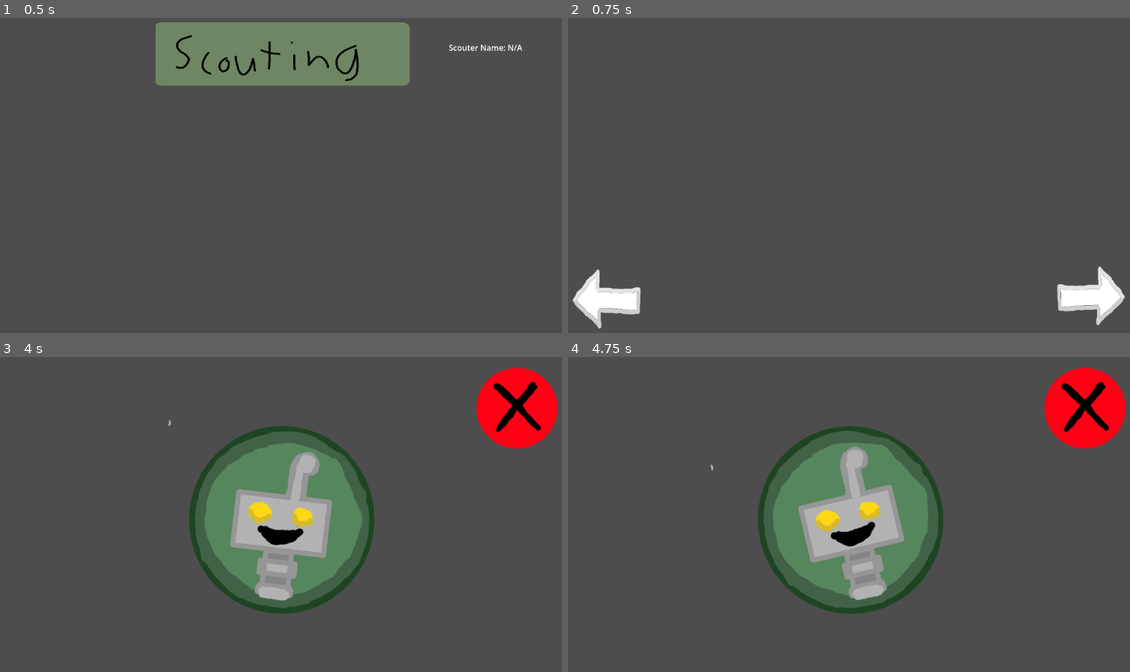
Above: before the commit, frames 1-4 (two rows, left to right).
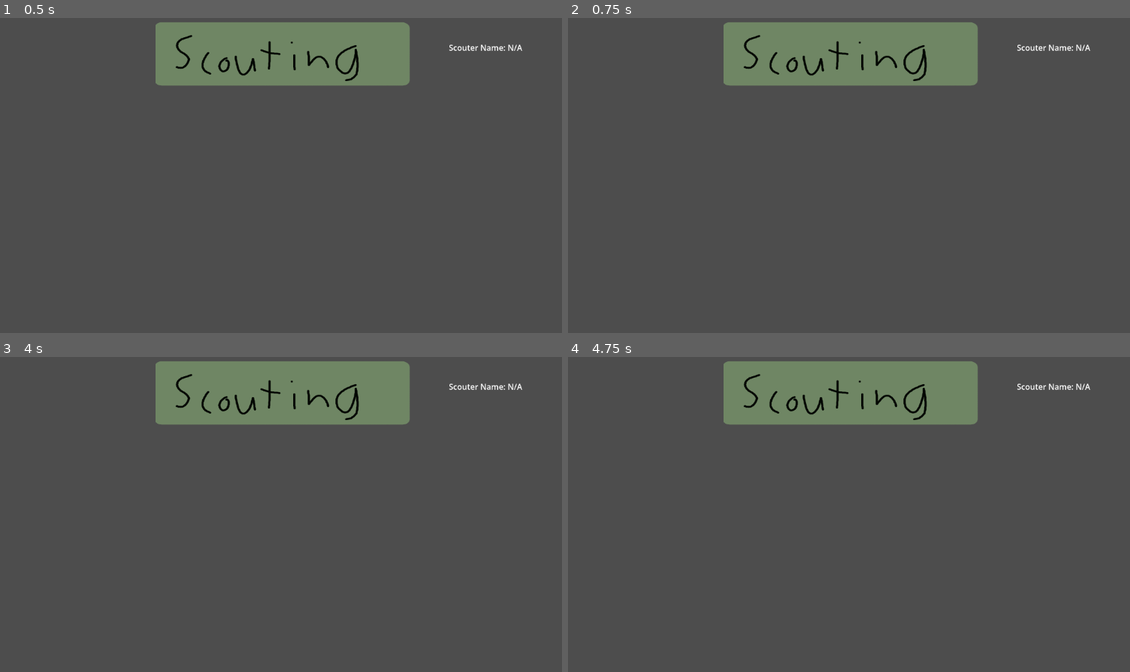
Above: after the commit, the same moments.

Repository: frc6357/ScoutingPass2026
Game: Godot game, scene res://Scenes/main.tscn
The game is run twice, just before and just after one commit, with the same random seed, the same clock (stepped at 60 frames per second) and the same inputs.
Inputs:
- Up to frame 1 (0.5 s): no input
- Up to frame 2 (0.75 s): tap Enter at 0.5 s; tap 1 (auto, bound only before the commit) at 0.6 s
- Up to frame 3 (4 s): tap Space (disabled, bound only before the commit) at 0.8, 1.25, 1.35, 2.75 s; tap 3 (endgame, bound only before the commit) at 1.55, 2.1 s; tap Enter at 2, 3.5 s; tap 5 (final, bound only before the commit) at 2.3, 2.85 s; tap M (main, bound only before the commit) at 3.05, 3.6 s; tap G (minigame, bound only before the commit) at 3.8 s
- Up to frame 4 (4.75 s): tap G (minigame, bound only before the commit) at 4.35 s; tap 4 (misc, bound only before the commit) at 4.55 s

Frame 1 is identical in both runs. In frame 2, 11% of the frame differs, in the area x 0-100%, y 1-99%; in frame 3, 24%; in frame 4, 24%, in the area x 25-100%, y 1-82%.
Error before the commit: Parse Error: Preload file "res://addons/qr_code/bit_stream.gd" does not exist. (res://addons/qr_code/qr_code.gd:3)

Commit message:
added history

Diff:
--- /dev/null
+++ b/Scenes/history.gd
@@ -0,0 +1,47 @@
+extends Node2D
+#this file sets the information displayed in the qr code
+#DO NOT CHANGE THIS FILE.
+
+@onready var data: Node2D = $DataStorage
+@onready var qr: Node2D = $"QR code generator"
+@onready var label: Label = $Label
+@onready var label_2: Label = $Label2
+
+# Called when the node enters the scene tree for the first time.
+var matchNum=1
+var num=0
+func _ready() -> void:
+	if len(data.history)>=1: #checks to see if any data has been recorded
+		data.unwrap(num) #sets the variables in data to the values that were recorded in a given match
+		label.text="Match "+str(data.matchNum)
+		label_2.text="Team "+str(data.team)
+		qr.generate() #generates a QR code with the data
+	else:
+		#Since it can't collect data that doesn't exist, it will move the qr code and
+		#display an error message
+		qr.position.x=-1000
+		label.text="You have not recorded data yet"
+		label_2.text=""
+
+
+# Called every frame. 'delta' is the elapsed time since the previous frame.
+func _process(delta: float) -> void:
+	if Input.is_action_just_pressed("main"):
+		get_tree().change_scene_to_file("res://Scenes/main.tscn")
+	if Input.is_action_just_pressed("previous") and len(data.history)>=1:
+		num-=1
+		if num <0: #warps to the end of the list if at the begining.
+			num=len(data.history)-1
+		data.unwrap(num)
+		label_2.text="Team "+str(data.team)
+		qr.generate()
+		label.text="Match "+str(data.matchNum)
+
+	if Input.is_action_just_pressed("next") and len(data.history)>=1:
+		num+=1
+		if num >=len(data.history): #warps to the front of the list if at the end.
+			num=0
+		data.unwrap(num)
+		label_2.text="Team "+str(data.team)
+		qr.generate()
+		label.text="Match "+str(data.matchNum)
--- /dev/null
+++ b/Scenes/history.tscn
@@ -0,0 +1,72 @@
+[gd_scene format=3 uid="uid://mor4gfic4i0v"]
+
+[ext_resource type="Script" uid="uid://bc0631f722j4u" path="res://Scenes/history.gd" id="1_0uxmr"]
+[ext_resource type="PackedScene" uid="uid://b4uye4bit4uft" path="res://Scenes/data_storage.tscn" id="1_oig27"]
+[ext_resource type="Script" uid="uid://d1tcpkljn2awi" path="res://Scripts/data_storage.gd" id="2_0uxmr"]
+[ext_resource type="PackedScene" uid="uid://dyich51qwix0q" path="res://Scenes/qr_code_generator.tscn" id="3_d85y4"]
+[ext_resource type="Texture2D" uid="uid://c7c1g1oahybe7" path="res://Assets/arrow.png" id="4_i534w"]
+[ext_resource type="Texture2D" uid="uid://6wksducocnk1" path="res://Assets/button2.png" id="6_d85y4"]
+
+[sub_resource type="CircleShape2D" id="CircleShape2D_1ofyi"]
+
+[sub_resource type="CircleShape2D" id="CircleShape2D_i534w"]
+radius = 237.02
+
+[node name="history" type="Node2D" unique_id=1960234655]
+script = ExtResource("1_0uxmr")
+
+[node name="DataStorage" parent="." unique_id=540420952 instance=ExtResource("1_oig27")]
+script = ExtResource("2_0uxmr")
+
+[node name="QR code generator" parent="." unique_id=1648695352 instance=ExtResource("3_d85y4")]
+position = Vector2(-100, 0)
+scale = Vector2(3, 3)
+
+[node name="Camera2D" type="Camera2D" parent="." unique_id=1316440644]
+
+[node name="Next" type="TouchScreenButton" parent="." unique_id=921949234]
+position = Vector2(486, 236)
+scale = Vector2(8, 8)
+shape = SubResource("CircleShape2D_1ofyi")
+action = "next"
+
+[node name="Image" type="Sprite2D" parent="Next" unique_id=734184999]
+position = Vector2(2.5, -6.375)
+scale = Vector2(0.0775, 0.1005)
+texture = ExtResource("4_i534w")
+
+[node name="Previous" type="TouchScreenButton" parent="." unique_id=205435312]
+position = Vector2(-487, 239)
+scale = Vector2(8, 8)
+shape = SubResource("CircleShape2D_1ofyi")
+action = "previous"
+
+[node name="Image" type="Sprite2D" parent="Previous" unique_id=1208378611]
+position = Vector2(-3.375, -6)
+scale = Vector2(-0.078, 0.101)
+texture = ExtResource("4_i534w")
+
+[node name="Label" type="Label" parent="." unique_id=261942896]
+offset_left = -446.0
+offset_top = -309.0
+offset_right = 443.0
+offset_bottom = -188.0
+theme_override_font_sizes/font_size = 40
+text = "Match 1"
+horizontal_alignment = 1
+vertical_alignment = 1
+
+[node name="exit" type="TouchScreenButton" parent="." unique_id=1584481871]
+position = Vector2(346, -380)
+scale = Vector2(0.37499997, 0.37499997)
+texture_normal = ExtResource("6_d85y4")
+shape = SubResource("CircleShape2D_i534w")
+action = "main"
+
+[node name="Label2" type="Label" parent="." unique_id=917306894]
+offset_left = -320.0
+offset_top = -223.0
+offset_right = 314.0
+offset_bottom = -200.0
+text = "Team #"
+horizontal_alignment = 1
--- a/Scenes/main.tscn
+++ b/Scenes/main.tscn
@@ -44,13 +44,13 @@
 
 [node name="Image" type="Sprite2D" parent="buttons/Strategy" unique_id=615828881]
 
-[node name="Tools" type="TouchScreenButton" parent="buttons" unique_id=802089420]
+[node name="History" type="TouchScreenButton" parent="buttons" unique_id=802089420]
 position = Vector2(1, 131)
 scale = Vector2(8.65889, -5.64585)
 shape = SubResource("RectangleShape2D_qvxjn")
-action = "tools"
+action = "history"
 
-[node name="Image" type="Sprite2D" parent="buttons/Tools" unique_id=43893154]
+[node name="Image" type="Sprite2D" parent="buttons/History" unique_id=43893154]
 
 [node name="MiniGame" type="TouchScreenButton" parent="buttons" unique_id=1753634752]
 position = Vector2(1, 257)
--- a/Scenes/match_scouting_final.tscn
+++ b/Scenes/match_scouting_final.tscn
@@ -15,7 +15,7 @@
 
 [node name="QR code generator" parent="." unique_id=2035174978 instance=ExtResource("2_e18bi")]
 position = Vector2(-113.000015, -106)
-scale = Vector2(5, 5)
+scale = Vector2(4, 4)
 
 [node name="DataStorage" parent="." unique_id=514255231 instance=ExtResource("3_nuwcn")]
 script = ExtResource("4_1cruf")
--- a/Scripts/data_storage.gd
+++ b/Scripts/data_storage.gd
@@ -1,4 +1,5 @@
 extends Node2D
+
 
 #all data is stored here as static variables. Any data not stored here will be deleted when changing files.
 #all of this data should be changed with seasons.
@@ -32,7 +33,7 @@
 static var residual_c
 static var history=[]
 static var matchNum=0
-
+static var scoutName="none"
 static var updated=true
 
 static var fuel_g=0 #fuel generated in idle game
@@ -43,19 +44,47 @@
 	fuel_g+=delta*growth
 func update():
 	if not updated:
-		history.append([matchNum,fuel_a,fuel_t,fuel,fuel_s, time_disabled, time_defense, time_offense,time_shuttle])
+		history.append([matchNum,scoutName,team,fuel_a,fuel_t,fuel_s,shots,
+			accuracy_a,accuracy_t,
+			time_defense, time_offense,time_shuttle,time_disabled,
+			l1,time_l1,l2,time_l2,l3,time_l3,c_zone,
+			trench,bump,pins])
 		updated=true
 	if updated and matchNum>=1:
 		history[matchNum-1]=[
-			matchNum,fuel_a,fuel_t,fuel,fuel_s, time_disabled, time_defense, time_offense,time_shuttle,
-			accuracy_t,shots,climb_t,climb_a,time_l1,time_l2,time_l3,l1,l2,l3,c_zone,
-			residual_f,residual_c,pins,trench,bump]
+			matchNum,scoutName,team,fuel_a,fuel_t,fuel_s,shots,
+			accuracy_a,accuracy_t,
+			time_defense, time_offense,time_shuttle,time_disabled,
+			l1,time_l1,l2,time_l2,l3,time_l3,c_zone,
+			trench,bump,pins]
 	for i in history:
 		print (i)
-var file
+var hfile
 func unwrap(num):
-	file=history[num]
-
+	hfile=history[num]
+	matchNum=hfile[0]
+	scoutName=hfile[1]
+	team=hfile[2]
+	fuel_a=hfile[3]
+	fuel_t=hfile[4]
+	fuel_s=hfile[5]
+	shots=hfile[6]
+	accuracy_a=hfile[7]
+	accuracy_t=hfile[8]
+	time_defense=hfile[9]
+	time_offense=hfile[10]
+	time_shuttle=hfile[11]
+	time_disabled=hfile[12]
+	l1=hfile[13]
+	time_l1=hfile[14]
+	l2=hfile[15]
+	time_l2=hfile[16]
+	l3=hfile[17]
+	time_l3=hfile[18]
+	c_zone=hfile[19]
+	bump=hfile[20]
+	trench=hfile[21]
+	pins=hfile[22]
 func reset():
 	updated=false #shows that the history has not been updated with new data.
 	#this function sets all data to it's default setting.
@@ -69,8 +98,8 @@
 	time_defense=0
 	time_offense=0
 	time_shuttle=0
-	accuracy_t=-1
-	accuracy_a=-1
+	accuracy_t=.9
+	accuracy_a=.9
 	shots=0
 	climb_t=0
 	climb_a=0
--- a/Scripts/main.gd
+++ b/Scripts/main.gd
@@ -16,8 +16,8 @@
 		get_tree().change_scene_to_file("res://Scenes/pit_scouting.tscn")
 	if Input.is_action_just_pressed("strategy"):
 		get_tree().change_scene_to_file("res://Scenes/strategy.tscn")
-	if Input.is_action_just_pressed("tools"):
-		get_tree().change_scene_to_file("res://Scenes/tools.tscn")
+	if Input.is_action_just_pressed("history"):
+		get_tree().change_scene_to_file("res://Scenes/history.tscn")
 	if Input.is_action_just_pressed("minigame"):
 		get_tree().change_scene_to_file("res://Scenes/minigame.tscn")
 	if Input.is_action_just_pressed("name"):
--- a/Scripts/qr_code_generator.gd
+++ b/Scripts/qr_code_generator.gd
@@ -12,20 +12,20 @@
 func _process(_delta: float) -> void:
 	pass
 var e
+var storedData
 func generate():
-	qr_code._qr.put_byte(("http://localhost:5000/add-data?data="+
-	str(data.team)+","+str(data.fuel_a)+","+str(data.fuel_t)+
+	storedData=("http://localhost:5000/add-data?data="+
+	str(data.scoutName)+","+str(data.matchNum)+","+str(data.team)+","+str(data.fuel_a)+","+str(data.fuel_t)+
 	","+str(data.fuel_s)+","+str(data.shots)+
 	","+str(data.accuracy_a)+","+str(data.accuracy_t)+
 	","+str(data.time_defense)+","+str(data.time_offense)+
 	","+str(data.time_shuttle)+","+str(data.time_disabled)+
 	","+str(data.l1)+","+str(data.time_l1)+","+str(data.l2)+
-	","+str(data.time_l2)+","+str(data.l3)+","+str(data.time_l3)+
-	","+str(data.trench)+","+str(data.bump)+","+str(data.pins)
-	).to_utf8_buffer())
+	","+str(data.time_l2)+","+str(data.l3)+","+str(data.time_l3)+","+str(data.c_zone)+
+	","+str(data.trench)+","+str(data.bump)+","+str(data.pins)+"~~~~~~~~~~").to_utf8_buffer() #The QR code has an error where the program crashes when the size of stored data is exactly 112. To fix this, I added ~ to the end of it (which are removed automatically by the HTTP Server)
+	#storedData=("http://localhost:5000/add-data?data=none,0,0,0,33,0,0,0.9,1,0,3.7,0,0,false,0,false,0,false,0,none,false,false,0").to_utf8_buffer()
+	qr_code._qr.put_byte(storedData)
 	qr_code._update_qr()
-
-
 	print(qr_code.data)
 	'''
 	print("fuel auto: ",data.fuel_a)
--- a/project.godot
+++ b/project.godot
@@ -27,63 +27,51 @@
 
 auto={
 "deadzone": 0.5,
-"events": [Object(InputEventKey,"resource_local_to_scene":false,"resource_name":"","device":-1,"window_id":0,"alt_pressed":false,"shift_pressed":false,"ctrl_pressed":false,"meta_pressed":false,"pressed":false,"keycode":0,"physical_keycode":49,"key_label":0,"unicode":49,"location":0,"echo":false,"script":null)
-]
+"events": []
 }
 pit={
 "deadzone": 0.5,
-"events": [Object(InputEventKey,"resource_local_to_scene":false,"resource_name":"","device":-1,"window_id":0,"alt_pressed":false,"shift_pressed":false,"ctrl_pressed":false,"meta_pressed":false,"pressed":false,"keycode":0,"physical_keycode":80,"key_label":0,"unicode":112,"location":0,"echo":false,"script":null)
-]
+"events": []
 }
 strategy={
 "deadzone": 0.5,
-"events": [Object(InputEventKey,"resource_local_to_scene":false,"resource_name":"","device":-1,"window_id":0,"alt_pressed":false,"shift_pressed":false,"ctrl_pressed":false,"meta_pressed":false,"pressed":false,"keycode":0,"physical_keycode":67,"key_label":0,"unicode":99,"location":0,"echo":false,"script":null)
-]
+"events": []
 }
 tools={
 "deadzone": 0.5,
-"events": [Object(InputEventKey,"resource_local_to_scene":false,"resource_name":"","device":-1,"window_id":0,"alt_pressed":false,"shift_pressed":false,"ctrl_pressed":false,"meta_pressed":false,"pressed":false,"keycode":0,"physical_keycode":84,"key_label":0,"unicode":116,"location":0,"echo":false,"script":null)
-]
+"events": []
 }
 minigame={
 "deadzone": 0.5,
-"events": [Object(InputEventKey,"resource_local_to_scene":false,"resource_name":"","device":-1,"window_id":0,"alt_pressed":false,"shift_pressed":false,"ctrl_pressed":false,"meta_pressed":false,"pressed":false,"keycode":0,"physical_keycode":71,"key_label":0,"unicode":103,"location":0,"echo":false,"script":null)
-]
+"events": []
 }
 main={
 "deadzone": 0.5,
-"events": [Object(InputEventKey,"resource_local_to_scene":false,"resource_name":"","device":-1,"window_id":0,"alt_pressed":false,"shift_pressed":false,"ctrl_pressed":false,"meta_pressed":false,"pressed":false,"keycode":0,"physical_keycode":77,"key_label":0,"unicode":109,"location":0,"echo":false,"script":null)
-]
+"events": []
 }
 teleop={
 "deadzone": 0.5,
-"events": [Object(InputEventKey,"resource_local_to_scene":false,"resource_name":"","device":-1,"window_id":0,"alt_pressed":false,"shift_pressed":false,"ctrl_pressed":false,"meta_pressed":false,"pressed":false,"keycode":0,"physical_keycode":50,"key_label":0,"unicode":50,"location":0,"echo":false,"script":null)
-]
+"events": []
 }
 endgame={
 "deadzone": 0.5,
-"events": [Object(InputEventKey,"resource_local_to_scene":false,"resource_name":"","device":-1,"window_id":0,"alt_pressed":false,"shift_pressed":false,"ctrl_pressed":false,"meta_pressed":false,"pressed":false,"keycode":0,"physical_keycode":51,"key_label":0,"unicode":51,"location":0,"echo":false,"script":null)
-]
+"events": []
 }
 misc={
 "deadzone": 0.5,
-"events": [Object(InputEventKey,"resource_local_to_scene":false,"resource_name":"","device":-1,"window_id":0,"alt_pressed":false,"shift_pressed":false,"ctrl_pressed":false,"meta_pressed":false,"pressed":false,"keycode":0,"physical_keycode":52,"key_label":0,"unicode":52,"location":0,"echo":false,"script":null)
-]
+"events": []
 }
 final={
 "deadzone": 0.5,
-"events": [Object(InputEventKey,"resource_local_to_scene":false,"resource_name":"","device":-1,"window_id":0,"alt_pressed":false,"shift_pressed":false,"ctrl_pressed":false,"meta_pressed":false,"pressed":false,"keycode":0,"physical_keycode":53,"key_label":0,"unicode":53,"location":0,"echo":false,"script":null)
-]
+"events": []
 }
 defense_n={
 "deadzone": 0.5,
-"events": [Object(InputEventKey,"resource_local_to_scene":false,"resource_name":"","device":-1,"window_id":0,"alt_pressed":false,"shift_pressed":false,"ctrl_pressed":false,"meta_pressed":false,"pressed":false,"keycode":0,"physical_keycode":68,"key_label":0,"unicode":100,"location":0,"echo":false,"script":null)
-]
+"events": []
 }
 disabled={
 "deadzone": 0.5,
-"events": [Object(InputEventKey,"resource_local_to_scene":false,"resource_name":"","device":-1,"window_id":0,"alt_pressed":false,"shift_pressed":false,"ctrl_pressed":false,"meta_pressed":false,"pressed":false,"keycode":0,"physical_keycode":32,"key_label":0,"unicode":32,"location":0,"echo":false,"script":null)
-]
+"events": []
 }
 fuel1={
 "deadzone": 0.5,
@@ -209,3 +197,19 @@
 "deadzone": 0.2,
 "events": []
 }
+history={
+"deadzone": 0.2,
+"events": []
+}
+next={
+"deadzone": 0.2,
+"events": []
+}
+previous={
+"deadzone": 0.2,
+"events": []
+}
+
+[rendering]
+
+textures/vram_compression/import_etc2_astc=true
Not shown, added: Scenes/history.gd.uid
Binary file added: ScoutingPass.apple-touch-icon.png
Not shown, added: ScoutingPass.apple-touch-icon.png.import
Binary file added: ScoutingPass.icon.png
Not shown, added: ScoutingPass.icon.png.import
Binary file added: ScoutingPass.png
Not shown, added: ScoutingPass.png.import
Not shown, added: export_presets.cfg
Not shown, added: ScoutingPass.audio.position.worklet.js
Not shown, added: ScoutingPass.audio.worklet.js
Not shown, added: ScoutingPass.html
Not shown, added: ScoutingPass.js
(and 2 more such lines)
